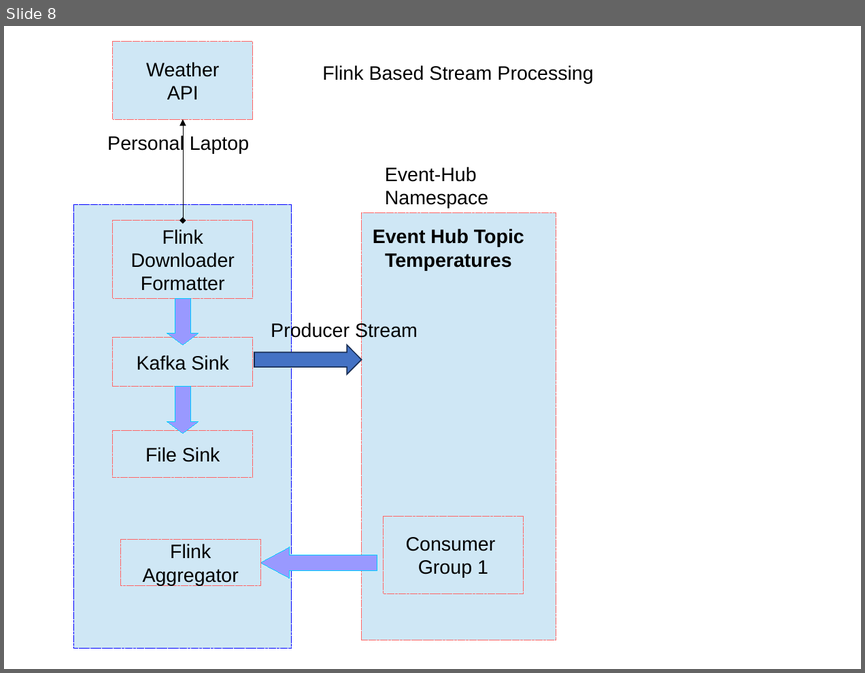
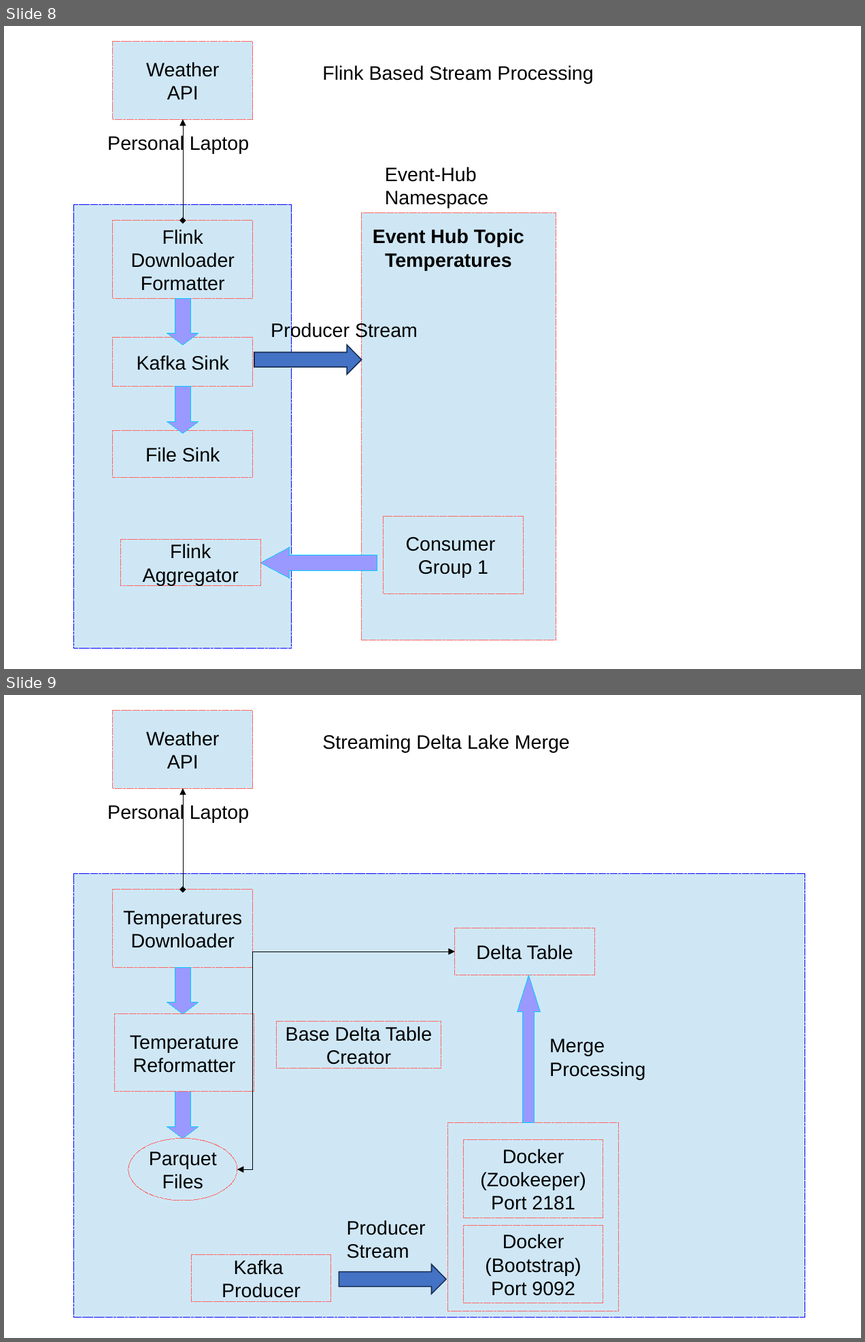
Before and after one commit to SowmyaVenky/AzureSynapseExperiments, a slide deck: Synapse_Setup.odp. Shown one above the other, each under a label of ours: slide 8 before the commit, slides 8 and 9 after it. The pictures are 865x673 and 865x1342 pixels, drawn with LibreOffice and Linux fonts; fonts in the diff are those of the drawing. Boxes give left, top, right and bottom in pixels: in the first picture for what was removed or moved away, otherwise in the second. Text is boxed around its words. In the diff, an @@ line names an element or a change of style, - is before the commit and + after.

Commit message:
moved deltalake doc dir

```diff
--- a/Synapse_Setup.odp
+++ b/Synapse_Setup.odp
@@ slide 9 added at (4, 695, 861, 1338), background #FFFFFF @@
@@ freeform shape added at (113, 711, 253, 788), fill #CFE7F5, outline #FF6666 0 pt, 18 pt, text #000000 @@
+Weather
+API
@@ text added at (322, 734, 570, 753), 18 pt, text #000000 @@
+Streaming Delta Lake Merge
@@ elbow double arrow added from (183, 889) to (183, 788), #000000 0 pt @@
@@ text added at (107, 804, 249, 823), 18 pt, text #000000 @@
+Personal Laptop
@@ freeform shape added at (74, 874, 805, 1317), fill #CFE7F5, outline #0000FF 0 pt @@
@@ freeform shape added at (113, 889, 253, 967), fill #CFE7F5, outline #FF6666 0 pt, 18 pt, text #000000 @@
+Temperatures
+Downloader
@@ freeform shape added at (455, 928, 595, 975), fill #CFE7F5, outline #FF6666 0 pt, 18 pt, text #000000 @@
+Delta Table
@@ elbow double arrow added from (237, 1169) to (455, 951), #000000 0 pt @@
@@ down arrow added at (167, 967, 198, 1014), fill #9999FF, outline #00CCFF 0 pt @@
@@ up arrow added at (517, 975, 541, 1123), fill #9999FF, outline #00CCFF 0 pt @@
@@ freeform shape added at (114, 1014, 254, 1091), fill #CFE7F5, outline #FF6666 0 pt, 18 pt, text #000000 @@
+Temperature
+Reformatter
@@ freeform shape added at (276, 1021, 442, 1068), fill #CFE7F5, outline #FF6666 0 pt, 18 pt, text #000000 @@
+Base Delta Table
+Creator
@@ text added at (549, 1038, 645, 1079), 18 pt, text #000000 @@
+Merge
+Processing
@@ down arrow added at (167, 1091, 198, 1138), fill #9999FF, outline #00CCFF 0 pt @@
@@ freeform shape added at (448, 1123, 619, 1311), fill #CFE7F5, outline #FF6666 0 pt @@
@@ freeform shape added at (128, 1138, 237, 1200), fill #CFE7F5, outline #FF6666 0 pt, 18 pt, text #000000 @@
+Parquet
+Files
@@ freeform shape added at (464, 1140, 604, 1217), fill #CFE7F5, outline #FF6666 0 pt, 18 pt, text #000000 @@
+Docker
+(Zookeeper)
+Port 2181
@@ text added at (347, 1220, 426, 1258), 18 pt, text #000000 @@
+Producer
+Stream
@@ freeform shape added at (464, 1225, 604, 1303), fill #CFE7F5, outline #FF6666 0 pt, 18 pt, text #000000 @@
+Docker
+(Bootstrap)
+Port 9092
@@ freeform shape added at (192, 1255, 331, 1302), fill #CFE7F5, outline #FF6666 0 pt, 18 pt, text #000000 @@
+Kafka
+Producer
@@ freeform shape added at (339, 1264, 447, 1293), fill #4472C4, outline #172C51 0.99 pt @@
```
Also in this commit, not shown: 9 other files.
